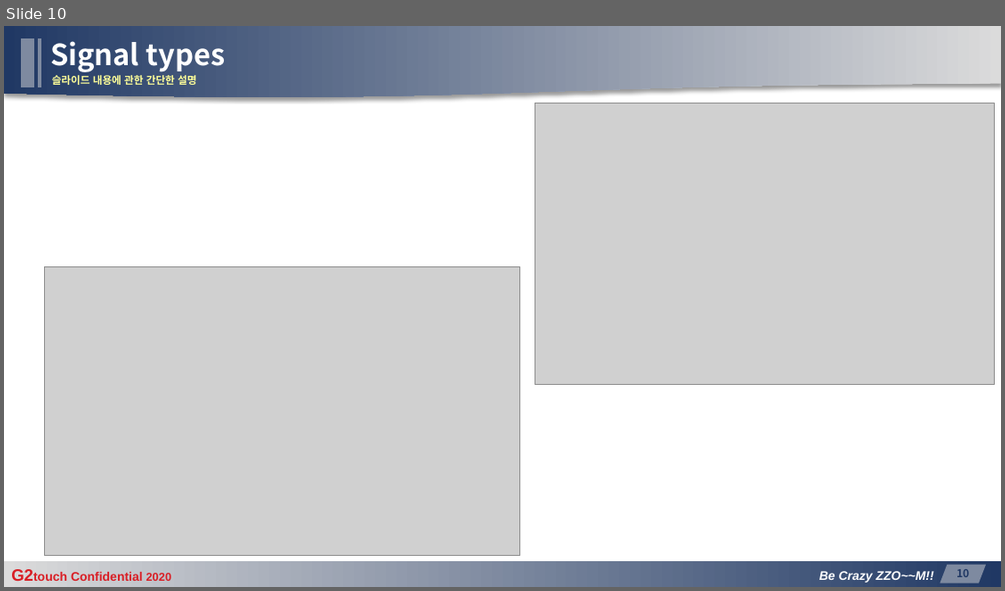
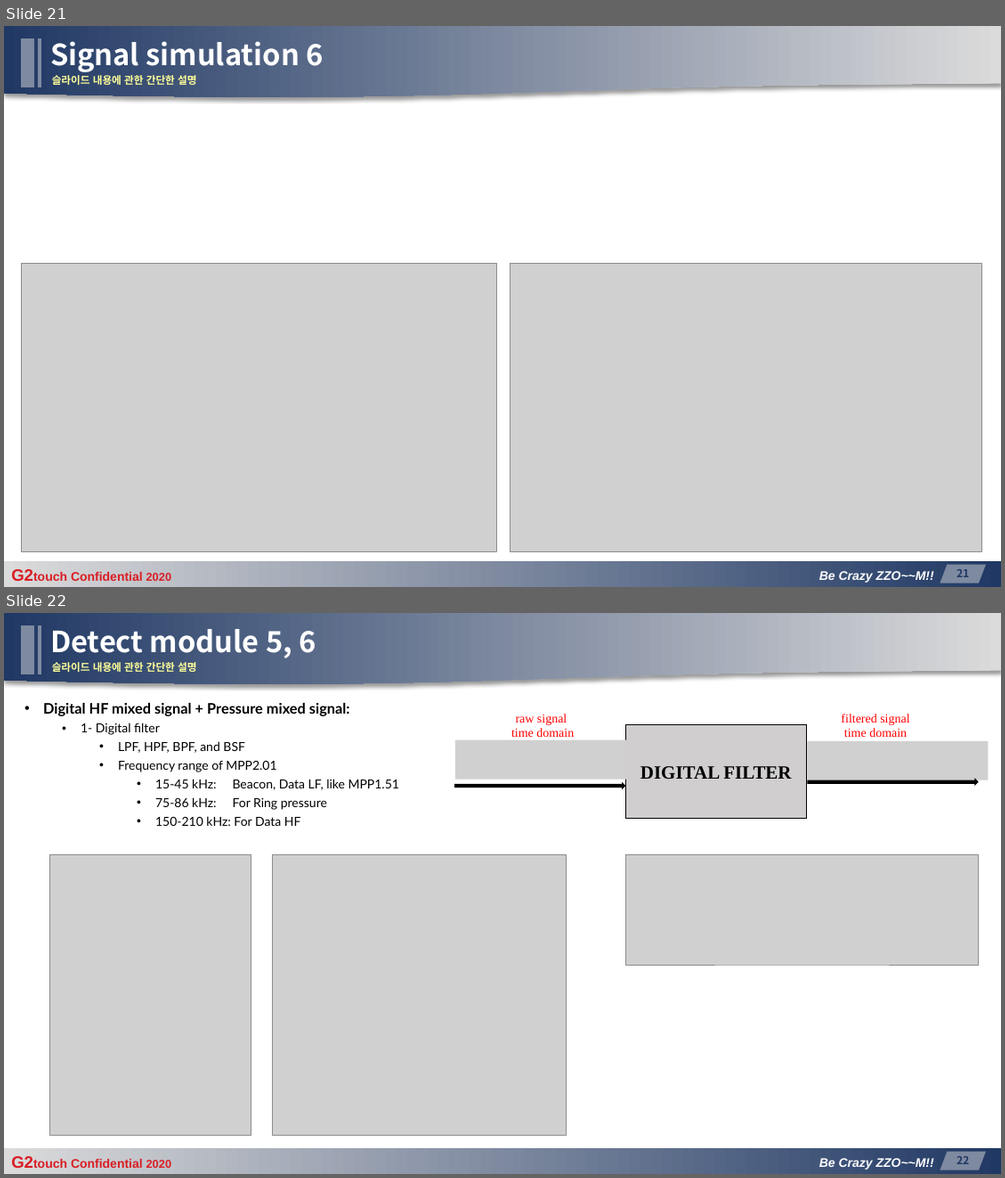
Before and after one commit to manhduc1811/MPP-signal-simulation-and-detection, a slide deck: G2touch_D2center_mducng_MPPv20_AFE-IC_DetectingPart_v03.pptx. Shown one above the other, each under a label of ours: slide 10 before the commit, slides 21 and 22 after it. The pictures are 1005x591 and 1005x1178 pixels, drawn with LibreOffice and Linux fonts; fonts in the diff are those of the drawing; grey boxes stand for pictures; background and template pictures are left out. Boxes give left, top, right and bottom in pixels: in the first picture for what was removed or moved away, otherwise in the second. Text is boxed around its words. In the diff, an @@ line names an element or a change of style, - is before the commit and + after.

```diff
--- a/G2touch_D2center_mducng_MPPv20_AFE-IC_DetectingPart_v03.pptx
+++ b/G2touch_D2center_mducng_MPPv20_AFE-IC_DetectingPart_v03.pptx
@@ slide 22 added at bbox=[4, 613, 1001, 1174], background #FFFFFF; not listed: 7 template elements that a slide beside it also shows @@
@@ title added at bbox=[50, 629, 316, 658], 28 pt, text #FFFFFF, bold @@
+Detect module 5, 6
@@ text added at bbox=[52, 662, 196, 672], 10 pt, text #FFFF99, bold @@
+슬라이드 내용에 관한 간단한 설명
@@ text added at bbox=[43, 703, 399, 826], 12 pt, text #000000 @@
+• Digital HF mixed signal + Pressure mixed signal:
+  • 1- Digital filter
+    • LPF, HPF, BPF, and BSF
+    • Frequency range of MPP2.01
+      • 15-45 kHz: Beacon, Data LF, like MPP1.51
+      • 75-86 kHz: For Ring pressure
+      • 150-210 kHz: For Data HF
@@ group added at bbox=[455, 714, 988, 818]: 2 right arrows, 2 texts, 2 pictures, 1 rectangle @@
+DIGITAL FILTER
+raw signal
+time domain
+filtered signal
+time domain
@@ picture added at bbox=[50, 855, 251, 1135] @@
@@ picture added at bbox=[272, 855, 566, 1135] @@
@@ picture added at bbox=[625, 855, 979, 965] @@
@@ what was slide 10 is now slide 21 @@
@@ slide 21 changed as well @@
@@ title at bbox=[50, 41, 323, 72]: text changed @@
-Signal types
+Signal simulation 6
@@ picture: place and size @@
-picture at bbox=[44, 267, 520, 556]
+picture at bbox=[21, 263, 497, 552]
@@ picture: place and size @@
-picture at bbox=[535, 103, 994, 384]
+picture at bbox=[510, 263, 982, 552]
@@ page number at bbox=[956, 569, 969, 577]: text changed @@
-10
+21
```
Also in this commit, not shown: 14 other slides changed, 7 other slides added.
